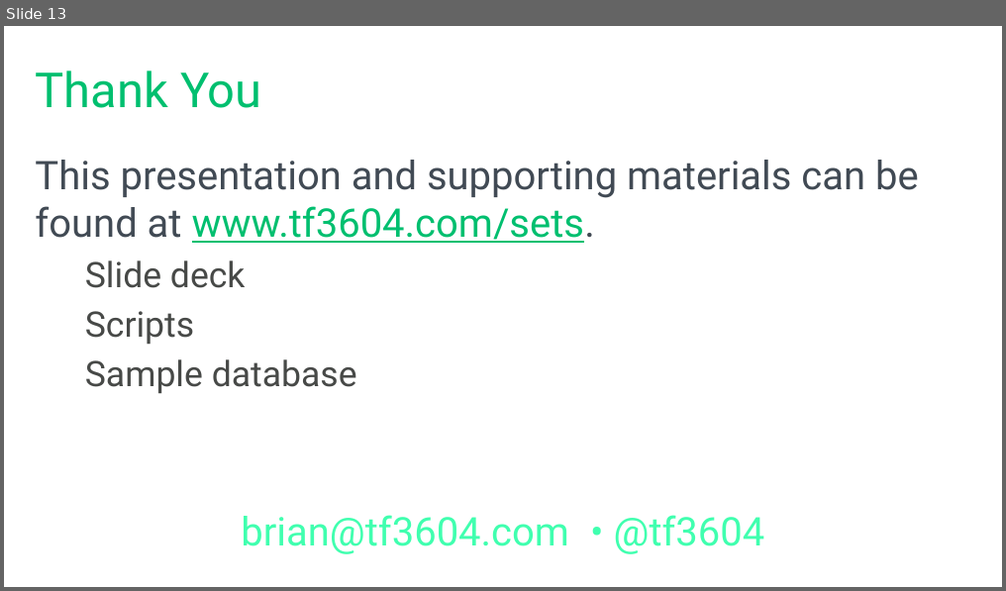
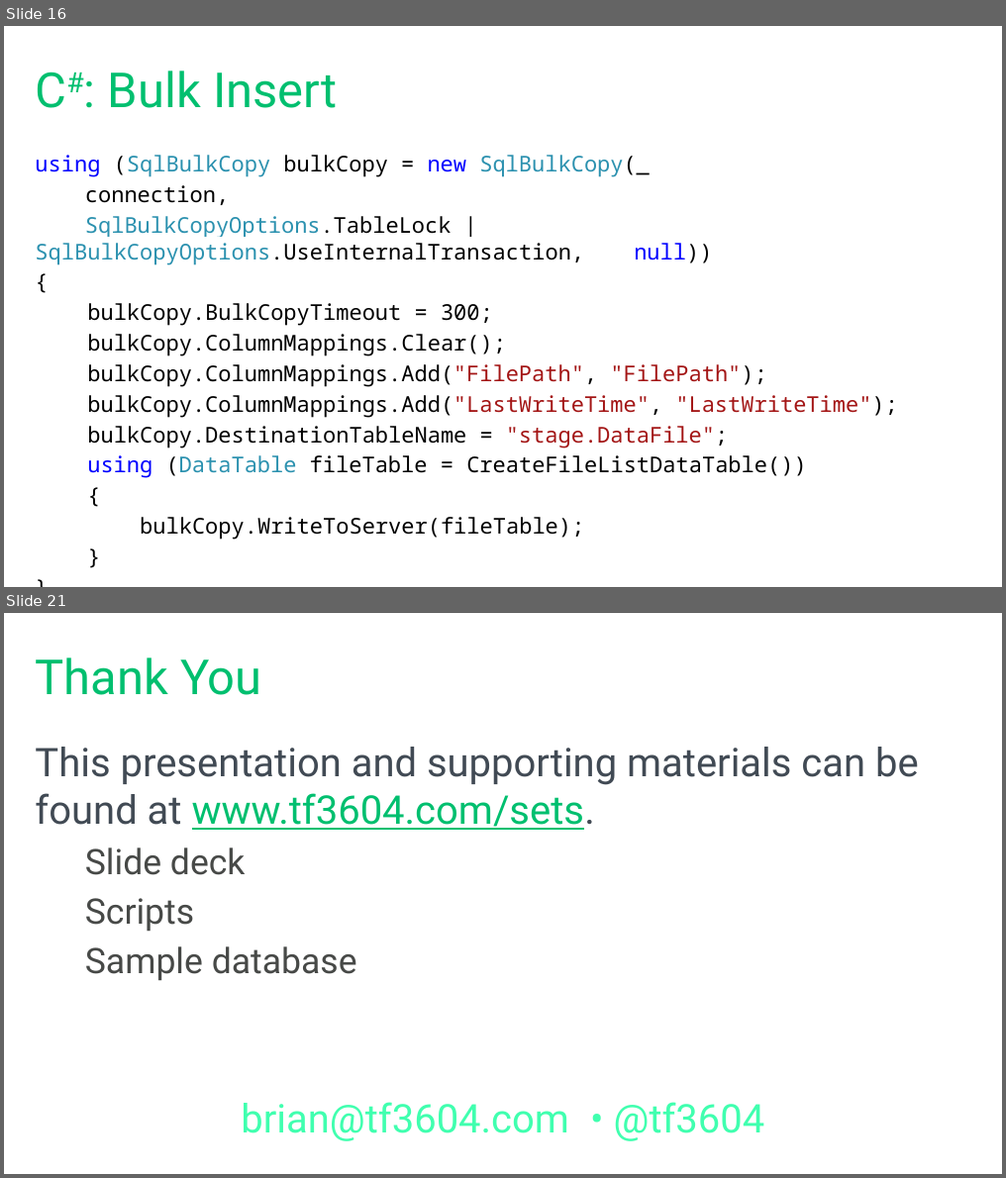
Before and after one commit to tf3604/SetMeUp, a slide deck: HowToThinkInSets.pptx. Shown one above the other, each under a label of ours: slide 13 before the commit, slides 16 and 21 after it; the slides between them are not shown. The pictures are 1006x591 and 1006x1178 pixels, drawn with LibreOffice and Linux fonts; fonts in the diff are those of the drawing; background and template pictures are left out. Boxes give left, top, right and bottom in pixels: in the first picture for what was removed or moved away, otherwise in the second. Text is boxed around its words. In the diff, an @@ line names an element or a change of style, - is before the commit and + after.

```diff
--- a/HowToThinkInSets.pptx
+++ b/HowToThinkInSets.pptx
@@ slide 16 added at (x1=4, y1=26, x2=1002, y2=587), background #FFFFFF @@
@@ title added at (x1=36, y1=71, x2=337, y2=108), 44 pt, text #00BF6F @@
+C#: Bulk Insert
@@ text added at (x1=35, y1=155, x2=897, y2=540), 19.8 pt, text #000000 @@
+using (SqlBulkCopy bulkCopy = new SqlBulkCopy(_
+connection,
+SqlBulkCopyOptions.TableLock | SqlBulkCopyOptions.UseInternalTransaction, null))
+{
+bulkCopy.BulkCopyTimeout = 300;
+bulkCopy.ColumnMappings.Clear();
+bulkCopy.ColumnMappings.Add("FilePath", "FilePath");
+bulkCopy.ColumnMappings.Add("LastWriteTime", "LastWriteTime");
+bulkCopy.DestinationTableName = "stage.DataFile";
+using (DataTable fileTable = CreateFileListDataTable())
+{
+bulkCopy.WriteToServer(fileTable);
+}
+}
@@ what was slide 13 is now slide 21 @@
```
Also in this commit, not shown: 3 slides changed, 7 other slides added.
